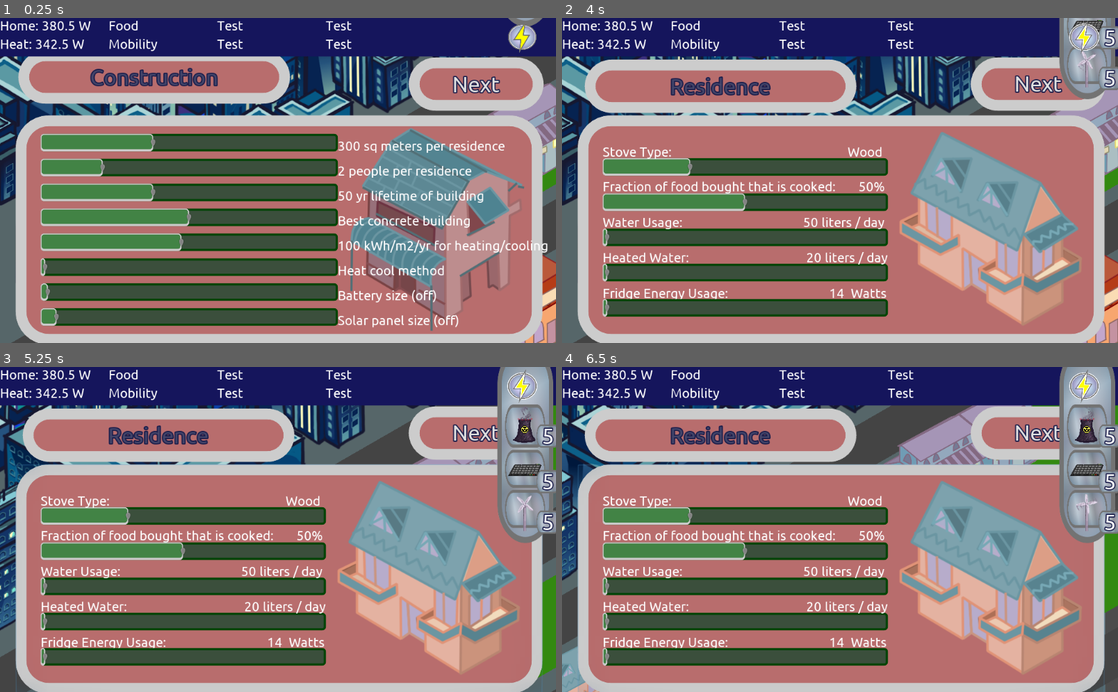
Above: before the commit, frames 1-4 (two rows, left to right).
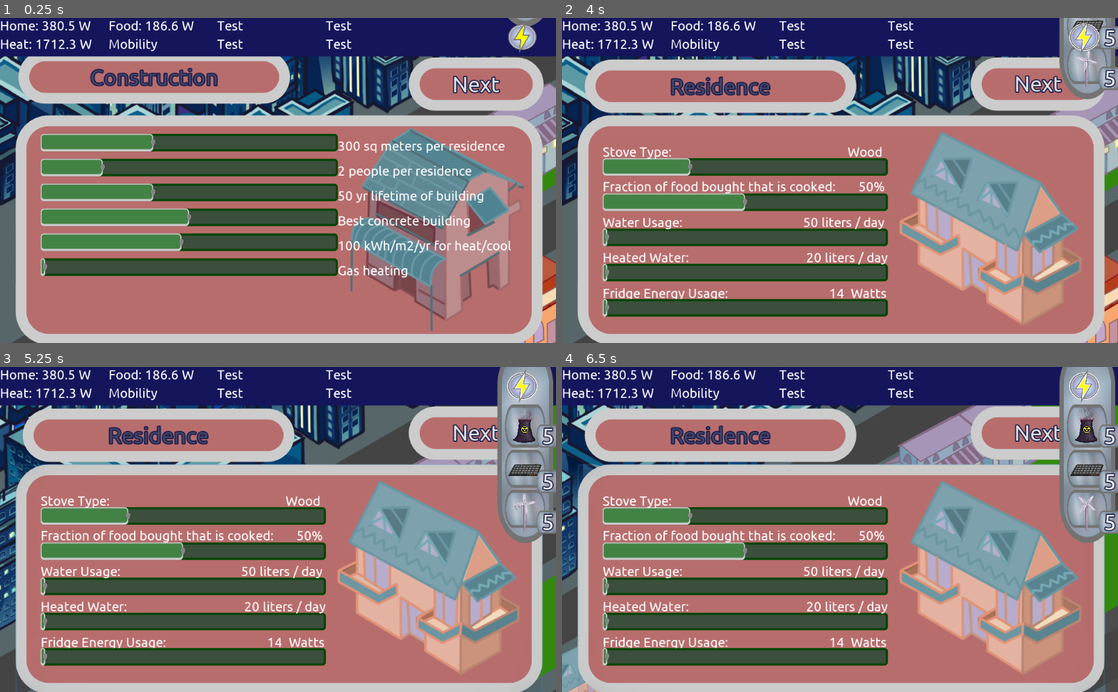
Above: after the commit, the same moments.

Repository: Hyperspace146/FutureClimate
Game: Godot game, scene res://scenes/EnergyDemandGame/OutdoorView.tscn
Two runs of this game, one before a commit and one after it. Both use one fixed random seed, a clock stepped at 60 frames per second and the inputs below. This scene is started directly instead of the project's main scene.
Inputs (mouse positions are in pixels of both pictures, inside the frame that each line leads up to):
- Up to frame 1 (0.25 s): no input
- Up to frame 2 (4 s): click "Next" at 0.5 s; click "Next" at 1.25 s; click "Next" at 2 s; click "Next" at 2.75 s; click (1084, 37) at 3.5 s
- Up to frame 3 (5.25 s): move the mouse to (400, 513) at 4.27 s; hold Right (ui_right) 4.28-5.03 s; click (400, 513) at 4.42 s; move the mouse to (166, 545) at 5.02 s; hold Down (ui_down) from 5.03 s (still down)
- Up to frame 4 (6.5 s): move the mouse to (895, 458) at 5.77 s; release Down (ui_down) at 5.78 s; hold Right (ui_right) from 5.78 s (still down)

The runs differ from the first frame. In frame 1, 7.2% of the frame differs, in the area x 6-99%, y 0-96%; in frame 2, 0.4%; in frame 3, 0.4%; in frame 4, 0.4%.

Commit message:
working on grocery

Diff:
--- a/scenes/EnergyDemandGame/OutdoorView.tscn
+++ b/scenes/EnergyDemandGame/OutdoorView.tscn
@@ -391,8 +391,6 @@
 }
 
 [node name="HeatCoolMethod" type="HSlider" parent="CanvasLayer/ConstructionPopUp/ConstructionSliders"]
-anchor_left = 0.00182815
-anchor_right = 0.00182815
 margin_top = 230.0
 margin_right = 547.0
 margin_bottom = 246.0
@@ -406,12 +404,13 @@
 anchor_right = 1.0
 margin_right = 40.0
 margin_bottom = 28.0
-text = "Heat cool method"
+text = "Gas heating"
 __meta__ = {
 "_edit_use_anchors_": false
 }
 
 [node name="BatterySize" type="HSlider" parent="CanvasLayer/ConstructionPopUp/ConstructionSliders"]
+visible = false
 margin_top = 276.0
 margin_right = 547.0
 margin_bottom = 292.0
@@ -431,9 +430,10 @@
 }
 
 [node name="SolarPanelSize" type="HSlider" parent="CanvasLayer/ConstructionPopUp/ConstructionSliders"]
-margin_top = 322.0
+visible = false
+margin_top = 276.0
 margin_right = 547.0
-margin_bottom = 338.0
+margin_bottom = 292.0
 value = 1.0
 __meta__ = {
 "_edit_use_anchors_": false
@@ -558,7 +558,17 @@
 margin_left = -1.0
 margin_top = -34.0
 margin_right = 520.0
-text = "Fraction of food that is local:                           10%"
+text = "Fraction of food that is local: "
+__meta__ = {
+"_edit_use_anchors_": false
+}
+
+[node name="Label2" type="Label" parent="CanvasLayer/GroceryPopUp/GrocerySliders/FractLocal"]
+margin_left = 450.0
+margin_top = -34.0
+margin_right = 490.0
+margin_bottom = -6.0
+text = "50%"
 __meta__ = {
 "_edit_use_anchors_": false
 }
@@ -577,7 +587,17 @@
 margin_top = -35.0
 margin_right = 520.0
 margin_bottom = -1.0
-text = "Fraction of Calories that is Beef:                      5%"
+text = "Fraction of Calories from beef:  "
+__meta__ = {
+"_edit_use_anchors_": false
+}
+
+[node name="Label2" type="Label" parent="CanvasLayer/GroceryPopUp/GrocerySliders/CalorieFractBeef"]
+margin_left = 450.0
+margin_top = -34.0
+margin_right = 490.0
+margin_bottom = -6.0
+text = "5%"
 __meta__ = {
 "_edit_use_anchors_": false
 }
@@ -596,7 +616,17 @@
 margin_top = -35.0
 margin_right = 520.0
 margin_bottom = -2.0
-text = "Fraction of Calories that is Poultry:                15%"
+text = "Fraction of Calories from poultry: "
+__meta__ = {
+"_edit_use_anchors_": false
+}
+
+[node name="Label2" type="Label" parent="CanvasLayer/GroceryPopUp/GrocerySliders/CalorieFractPoultry"]
+margin_left = 450.0
+margin_top = -34.0
+margin_right = 490.0
+margin_bottom = -6.0
+text = "10%"
 __meta__ = {
 "_edit_use_anchors_": false
 }
@@ -615,7 +645,17 @@
 margin_top = -34.0
 margin_right = 520.0
 margin_bottom = 5.0
-text = "Fraction of Calories that is Dairy:                    20%"
+text = "Fraction of Calories from dairy: "
+__meta__ = {
+"_edit_use_anchors_": false
+}
+
+[node name="Label2" type="Label" parent="CanvasLayer/GroceryPopUp/GrocerySliders/CalorieFractDairy"]
+margin_left = 450.0
+margin_top = -34.0
+margin_right = 499.0
+margin_bottom = -6.0
+text = "10%"
 __meta__ = {
 "_edit_use_anchors_": false
 }
@@ -634,7 +674,17 @@
 margin_top = -36.0
 margin_right = 520.0
 margin_bottom = 13.0
-text = "Fraction of Food that is Wasted:                     25%"
+text = "Fraction of food that is wasted: "
+__meta__ = {
+"_edit_use_anchors_": false
+}
+
+[node name="Label2" type="Label" parent="CanvasLayer/GroceryPopUp/GrocerySliders/FractWaste"]
+margin_left = 450.0
+margin_top = -34.0
+margin_right = 499.0
+margin_bottom = -6.0
+text = "50%"
 __meta__ = {
 "_edit_use_anchors_": false
 }
@@ -653,7 +703,17 @@
 margin_top = -35.0
 margin_right = 521.0
 margin_bottom = 15.0
-text = "Fraction of Food that is Processed:                 55%"
+text = "Fraction of food that is processed: "
+__meta__ = {
+"_edit_use_anchors_": false
+}
+
+[node name="Label2" type="Label" parent="CanvasLayer/GroceryPopUp/GrocerySliders/FractProcessed"]
+margin_left = 450.0
+margin_top = -34.0
+margin_right = 499.0
+margin_bottom = -6.0
+text = "40%"
 __meta__ = {
 "_edit_use_anchors_": false
 }
@@ -922,4 +982,8 @@
 [connection signal="value_changed" from="CanvasLayer/ConstructionPopUp/ConstructionSliders/BatterySize" to="." method="_on_Battery_value_changed"]
 [connection signal="value_changed" from="CanvasLayer/ConstructionPopUp/ConstructionSliders/SolarPanelSize" to="." method="_on_Battery_value_changed"]
 [connection signal="pressed" from="CanvasLayer/ConstructionPopUp/ToGrocery" to="." method="_on_ToGrocery_pressed"]
+[connection signal="value_changed" from="CanvasLayer/GroceryPopUp/GrocerySliders/CalorieFractBeef" to="." method="_on_CalorieFractBeef_value_changed"]
+[connection signal="value_changed" from="CanvasLayer/GroceryPopUp/GrocerySliders/CalorieFractPoultry" to="." method="_on_CalorieFractPoultry_value_changed"]
+[connection signal="value_changed" from="CanvasLayer/GroceryPopUp/GrocerySliders/CalorieFractDairy" to="." method="_on_CalorieFractDairy_value_changed"]
+[connection signal="value_changed" from="CanvasLayer/GroceryPopUp/GrocerySliders/FractWaste" to="." method="_on_FractWaste_value_changed"]
 [connection signal="pressed" from="CanvasLayer/GroceryPopUp/ToResidence" to="." method="_on_ToResidence_pressed"]
--- a/scenes/UICity.tscn
+++ b/scenes/UICity.tscn
@@ -118,6 +118,7 @@
 position = Vector2( 36, 38 )
 frames = ExtResource( 25 )
 animation = "on"
+frame = 6
 playing = true
 
 [node name="TextureRect" type="TextureRect" parent="ColorRect/VBoxContainer/Nuclear"]
@@ -155,7 +156,7 @@
 position = Vector2( 37, 13 )
 frames = ExtResource( 13 )
 animation = "on"
-frame = 5
+frame = 1
 playing = true
 offset = Vector2( 0, 24 )
 
@@ -193,6 +194,7 @@
 [node name="AnimatedSprite" type="AnimatedSprite" parent="ColorRect/VBoxContainer/Wind"]
 position = Vector2( 15, 8 )
 frames = SubResource( 1 )
+frame = 2
 playing = true
 centered = false
 
--- a/scripts/EnergyDemandGame/OutdoorView.gd
+++ b/scripts/EnergyDemandGame/OutdoorView.gd
@@ -18,18 +18,20 @@
 onready var hotWater = get_node("CanvasLayer/ResidencePopUp/ResidenceSliders/HeatedWater")
 
 # GROCERY
-# removing vegCal slider so total is 100%
+#onready var CalorieFractVege = get_node("CanvasLayer/GroceryPopUp/GrocerySliders/CalorieFractVege")
 onready var localFood = get_node("CanvasLayer/GroceryPopUp/GrocerySliders/FractLocal")
-onready var beefCal = get_node("CanvasLayer/GroceryPopUp/GrocerySliders/CalorieFractBeef")
-onready var poultryCal = get_node("CanvasLayer/GroceryPopUp/GrocerySliders/CalorieFractPoultry")
-onready var dairyCal =  get_node("CanvasLayer/GroceryPopUp/GrocerySliders/CalorieFractDairy")
-onready var foodWaste = get_node("CanvasLayer/GroceryPopUp/GrocerySliders/FractWaste")
+onready var CalorieFractBeef = get_node("CanvasLayer/GroceryPopUp/GrocerySliders/CalorieFractBeef")
+onready var CalorieFractPoultry = get_node("CanvasLayer/GroceryPopUp/GrocerySliders/CalorieFractPoultry")
+onready var CalorieFractDairy =  get_node("CanvasLayer/GroceryPopUp/GrocerySliders/CalorieFractDairy")
+onready var FractWaste = get_node("CanvasLayer/GroceryPopUp/GrocerySliders/FractWaste")
+#onready var PTD = get_node("CanvasLayer/GroceryPopUp/GrocerySliders/FractProcessed") # Sum of Processing, Transporting and Distribution
 onready var processedFood = get_node("CanvasLayer/GroceryPopUp/GrocerySliders/FractProcessed")
 
 #Calculated quantities
 var heating = 0
 var illumination = 0
 var homeEmbodied = 0
+var energyForFoodChoice = 0
 
 
 # Called when the node enters the scene tree for the first time.
@@ -80,18 +82,51 @@
 	hotWater.max_value = 200 # liters / day
 
 	#GROCERY
-	beefCal.min_value = 0 # %
-	beefCal.max_value = 33 # %
-	poultryCal.min_value = 0 # %
-	poultryCal.max_value = 33 # %
-	dairyCal.min_value = 0 # %
-	dairyCal.max_value = 33 # %
-	foodWaste.min_value = 7.5 # %
-	foodWaste.max_value = 75 # %
-	processedFood.min_value = 0 # %
-	processedFood.max_value = 100 # %
-
-
+	localFood.min_value = 0
+	localFood.max_value = 100
+	localFood.value = 15
+	CalorieFractBeef.min_value = 0 # %
+	CalorieFractBeef.max_value = 20 # %
+	CalorieFractBeef.value = 4
+	CalorieFractPoultry.min_value = 0 # %
+	CalorieFractPoultry.max_value = 20 # %
+	CalorieFractPoultry.value = 6
+	CalorieFractDairy.min_value = 0 # %
+	CalorieFractDairy.max_value = 20 # %
+	CalorieFractDairy.value = 5
+	FractWaste.min_value = 10 # %
+	FractWaste.max_value = 70 # %
+	FractWaste.value = 50.0
+
+
+
+func set_energyForFoodChoice():
+	#Food waste
+	#var	CalorieFractVege = 100.0 - CalorieFractBeef.value - CalorieFractDairy.value - CalorieFractPoultry.value
+	#(1 + fwaste) * (100 W * 0.2 Cal/Cal veg * (1 + 23*fbeef + 10*fpoultry + 5*fdairy)
+	#energyForFoodChoice = (1 + FractWaste.value/100.0) * ((100.0 * ((CalorieFractVege * 0.2) + (CalorieFractBeef.value * 4.8) + (CalorieFractPoultry.value * 2.2) + (CalorieFractDairy.value * 1.2))) + (0.23 Cal/Cal all food* PTD.value))
+	var PTDFract = 300.0
+	energyForFoodChoice = (1 + FractWaste.value/100.0) * (100.0 * 0.2 * (1.0 + 23.0*CalorieFractBeef.value/100.0 + 10.0*CalorieFractPoultry.value/100.0 + 5.0*CalorieFractDairy.value/100.0) + 100.0 * 0.23 * (PTDFract)/100.0)
+	get_node("CanvasLayer/UICity/Label3").text = "Food: " + str("%3.1f" % energyForFoodChoice) + " W"
+
+func _on_CalorieFractBeef_value_changed(value):
+	set_energyForFoodChoice()
+	get_node("CanvasLayer/GroceryPopUp/GrocerySliders/CalorieFractBeef/Label2").text = str("%3.1f" % CalorieFractBeef.value) + "%"
+
+func _on_CalorieFractPoultry_value_changed(value):
+	set_energyForFoodChoice()
+	get_node("CanvasLayer/GroceryPopUp/GrocerySliders/CalorieFractPoultry/Label2").text = str("%3.1f" % CalorieFractPoultry.value) + "%"
+
+func _on_CalorieFractDairy_value_changed(value):
+	set_energyForFoodChoice()
+	get_node("CanvasLayer/GroceryPopUp/GrocerySliders/CalorieFractDairy/Label2").text = str("%3.1f" % CalorieFractDairy.value) + "%"
+
+func _on_FractWaste_value_changed(value):
+	set_energyForFoodChoice()
+	get_node("CanvasLayer/GroceryPopUp/GrocerySliders/FractWaste/Label2").text = str("%3.1f" % FractWaste.value) + "%"
+
+func _on_PTD_value_changed(value):
+	set_energyForFoodChoice()
 
 # Called every frame. 'delta' is the elapsed time since the previous frame.
 #func _process(delta):
@@ -99,7 +134,7 @@
 
 func set_heating():
 	heating = sqrFt.value * insulation.value/pplpRes.value/8.76 #kilo-hours per year
-	if (htClMethod.value == 1):
+	if (htClMethod.value == 4):
 		heating = heating/5.0
 	get_node("CanvasLayer/UICity/Label2").text = "Heat: " + str("%3.1f" % heating) + " W"
 
@@ -155,23 +190,23 @@
 func _on_Insolation_value_changed(value):
 	#affects climate
 	set_heating() #kilo-hours per year
-	get_node("CanvasLayer/ConstructionPopUp/ConstructionSliders/Insulation/Label").text = str(value) + " kWh/m2/yr for heating/cooling"
+	get_node("CanvasLayer/ConstructionPopUp/ConstructionSliders/Insulation/Label").text = str(value) + " kWh/m2/yr for heat/cool"
 
 
 
 func _on_HeatCoolMethod_value_changed(value):
 	if (htClMethod.value == 1):
 		set_heating()
+		get_node("CanvasLayer/ConstructionPopUp/ConstructionSliders/HeatCoolMethod/Label").text = "Gas heat"
+	if (htClMethod.value == 2):
+		set_heating()
+		get_node("CanvasLayer/ConstructionPopUp/ConstructionSliders/HeatCoolMethod/Label").text = "Electrical resistance heat"
+	if (htClMethod.value == 3):
+		set_heating()
+		get_node("CanvasLayer/ConstructionPopUp/ConstructionSliders/HeatCoolMethod/Label").text = "Wood heat"
+	if (htClMethod.value == 4):
+		set_heating()
 		get_node("CanvasLayer/ConstructionPopUp/ConstructionSliders/HeatCoolMethod/Label").text = "Heat pump"
-	if (htClMethod.value == 2):
-		set_heating()
-		get_node("CanvasLayer/ConstructionPopUp/ConstructionSliders/HeatCoolMethod/Label").text = "Electrical resistance"
-	if (htClMethod.value == 3):
-		set_heating()
-		get_node("CanvasLayer/ConstructionPopUp/ConstructionSliders/HeatCoolMethod/Label").text = "Gas heat"
-	if (htClMethod.value == 4):
-		set_heating()
-		get_node("CanvasLayer/ConstructionPopUp/ConstructionSliders/HeatCoolMethod/Label").text = "Wood heat"
 	#affects climate
 	pass # Replace with function body.
 
